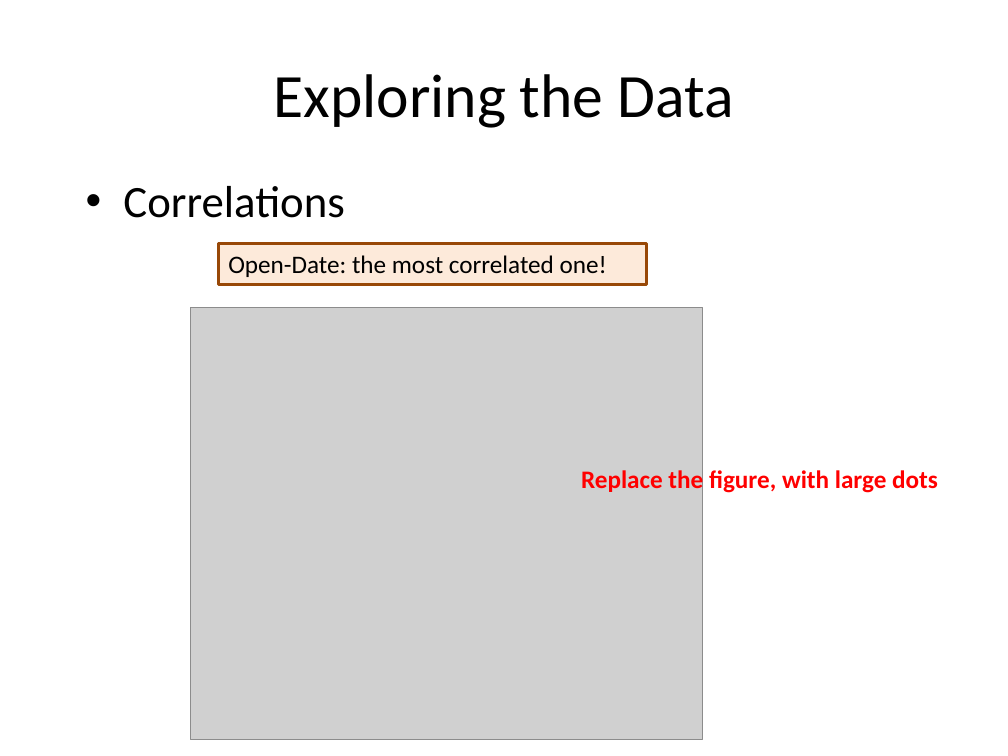
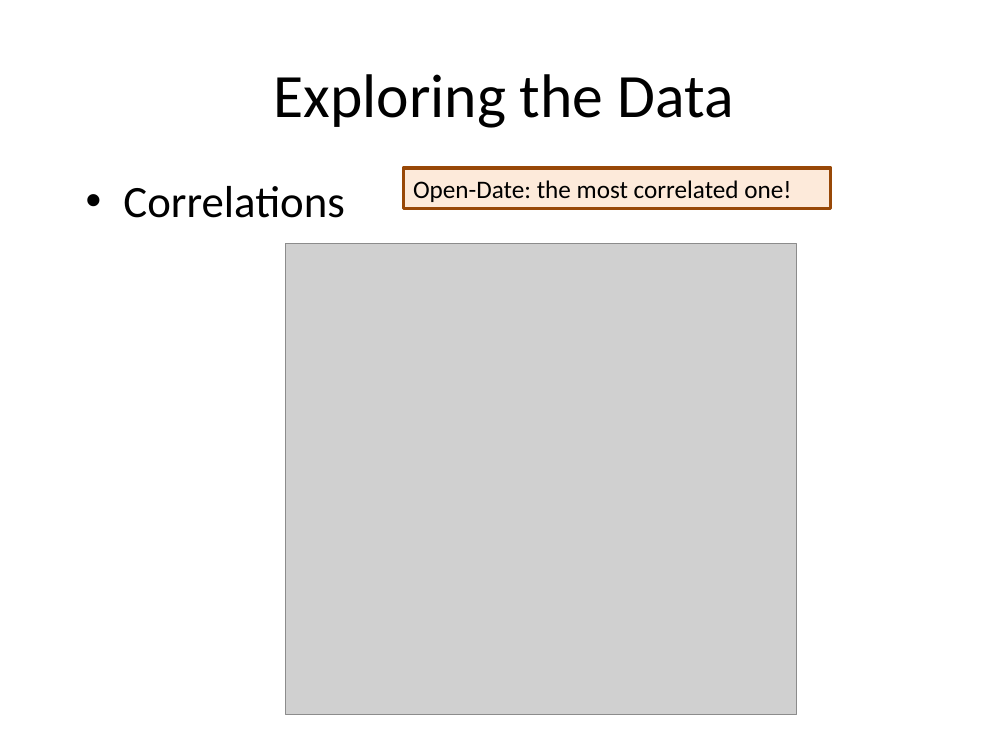
Before and after one commit to hxwang/revenue-prediction, a slide deck: slide 8 of doc/presentation/revenue-prediction.pptx. Drawn at 1008x756 pixels with LibreOffice and Linux fonts; fonts in the diff are those of the drawing; grey boxes stand for pictures. Boxes give left, top, right and bottom in pixels: in the first picture for what was removed or moved away, otherwise in the second. Text is boxed around its words. In the diff, an @@ line names an element or a change of style, - is before the commit and + after.

```diff
--- a/doc/presentation/revenue-prediction.pptx
+++ b/doc/presentation/revenue-prediction.pptx
@@ rectangle "Open-Date: the most correlated one!": place and size @@
-rectangle "Open-Date: the most correlated one!" at [219, 244, 646, 284]
+rectangle "Open-Date: the most correlated one!" at [403, 168, 831, 209]
@@ picture: place and size @@
-picture at [191, 307, 703, 739]
+picture at [285, 244, 796, 716]
@@ text removed at [581, 467, 938, 494] @@
-Replace the figure, with large dots
```
Also in this commit, not shown: 1 other file.
